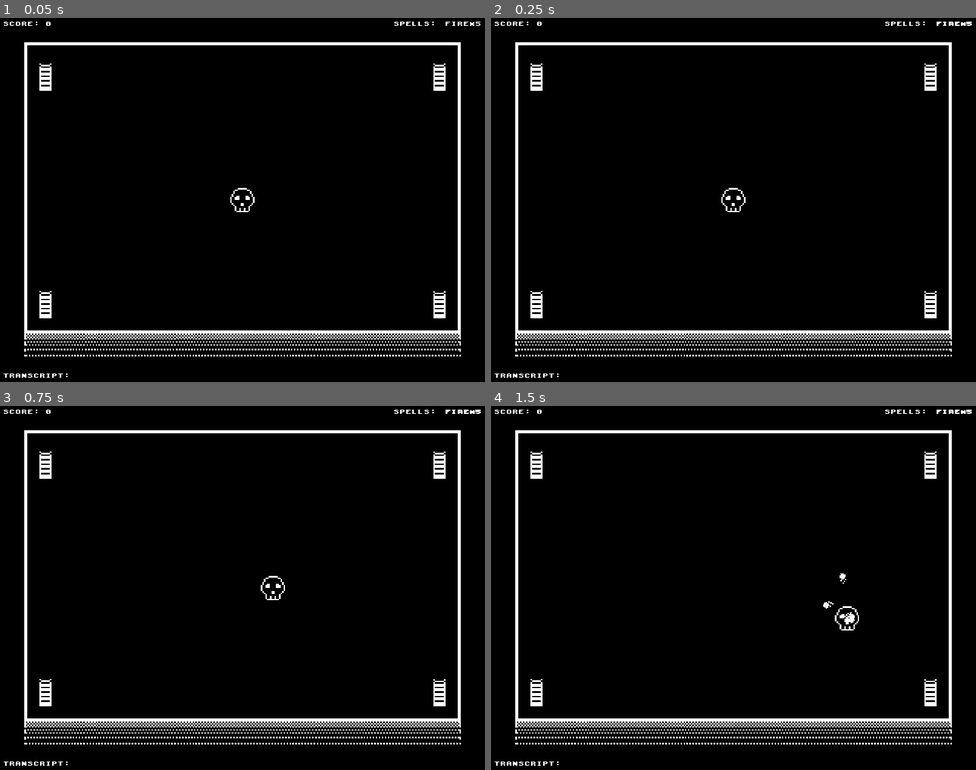
Above: before the commit, frames 1-4 (two rows, left to right).
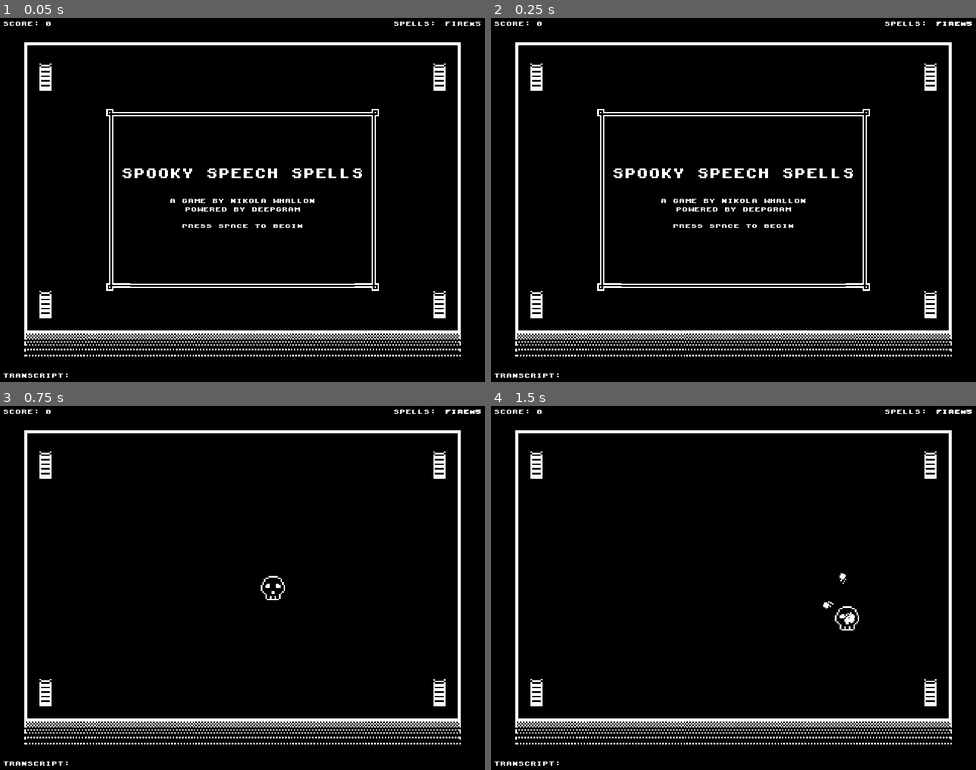
Above: after the commit, the same moments.

Repository: deepgram/SpookySpeechSpells
Game: Godot game, scene res://Scenes/Game.tscn
Same seed, same stepped clock (60 frames per second), same inputs: the game is played once before the commit and once after it.
Inputs:
- Up to frame 1 (0.05 s): no input
- Up to frame 2 (0.25 s): no input
- Up to frame 3 (0.75 s): tap Space at 0.5, 0.6 s; hold D from 0.53 s (still down)
- Up to frame 4 (1.5 s): tap Space at 0.77, 1.07 s; release D at 1.28 s; hold S from 1.28 s (still down); tap F at 1.35 s

The runs differ from the first frame. In frame 1, 2.4% of the frame differs, in the area x 21-79%, y 25-75%; in frame 2, 2.4%; in frame 3, nothing differs; in frame 4, nothing differs.

Commit message:
added a title screen and nine patch rects

Diff:
--- a/Scenes/Game.gd
+++ b/Scenes/Game.gd
@@ -16,6 +16,8 @@
 
 func _ready():
 	rng.randomize()
+	$CanvasLayer/UI/TitleUI.visible = true
+	$Player.visible = false
 	$DeepgramInstance.initialize("6bcd9cacad1f0a0dc84cbda8e7ac0b3501eedf3b")
 
 func _on_DeepgramInstance_message_received(message):
@@ -39,7 +41,7 @@
 		print("Failed to parse Deepgram message!")
 
 func _process(_delta):
-	if !$Player.visible && !$CanvasLayer/UI/CenterUI.visible:
+	if !$Player.visible && !$CanvasLayer/UI/GameOverUI.visible && !$CanvasLayer/UI/TitleUI.visible:
 		$CanvasLayer/UI.showGameOver(score)
 
 	var ghosts = get_tree().get_nodes_in_group("Ghost")
@@ -89,6 +91,8 @@
 				$CanvasLayer/UI.fire_spell_should_blink = false
 
 func soft_reset():
+	$CanvasLayer/UI/TitleUI.visible = false
+
 	var ghosts = get_tree().get_nodes_in_group("Ghost")
 	for ghost in ghosts:
 		ghost.destroy()
--- a/Scenes/UI.gd
+++ b/Scenes/UI.gd
@@ -24,8 +24,8 @@
 		$TopRowUI/HBoxContainer/FireSpell.modulate.a = 255
 
 func showGameOver(final_score):
-	$CenterUI/VBoxContainer/YourScore.text = "YOUR SCORE: " + str(final_score)
-	$CenterUI.visible = true
+	$GameOverUI/MarginContainer/CenterContainer/VBoxContainer/YourScore.text = "YOUR SCORE: " + str(final_score)
+	$GameOverUI.visible = true
 
 func hideGameOver():
-	$CenterUI.visible = false
+	$GameOverUI.visible = false
--- a/Scenes/UI.tscn
+++ b/Scenes/UI.tscn
@@ -1,7 +1,8 @@
-[gd_scene load_steps=10 format=2]
+[gd_scene load_steps=13 format=2]
 
 [ext_resource path="res://Assets/Font/kongtext.ttf" type="DynamicFontData" id=1]
 [ext_resource path="res://Scenes/UI.gd" type="Script" id=2]
+[ext_resource path="res://Assets/nine_patch_2x.png" type="Texture" id=3]
 
 [sub_resource type="DynamicFont" id=1]
 size = 8
@@ -27,6 +28,13 @@
 font_data = ExtResource( 1 )
 
 [sub_resource type="DynamicFont" id=7]
+font_data = ExtResource( 1 )
+
+[sub_resource type="DynamicFont" id=8]
+font_data = ExtResource( 1 )
+
+[sub_resource type="DynamicFont" id=9]
+size = 8
 font_data = ExtResource( 1 )
 
 [node name="UI" type="Control"]
@@ -49,34 +57,31 @@
 
 [node name="HBoxContainer" type="HBoxContainer" parent="TopRowUI"]
 margin_right = 631.0
-margin_bottom = 16.0
+margin_bottom = 8.0
 
 [node name="Score" type="Label" parent="TopRowUI/HBoxContainer"]
-margin_top = 4.0
 margin_right = 64.0
-margin_bottom = 12.0
+margin_bottom = 8.0
 custom_fonts/font = SubResource( 1 )
 text = "SCORE: 0"
 
 [node name="MarginContainer" type="MarginContainer" parent="TopRowUI/HBoxContainer"]
 margin_left = 68.0
 margin_right = 511.0
-margin_bottom = 16.0
+margin_bottom = 8.0
 size_flags_horizontal = 3
 
 [node name="Spells" type="Label" parent="TopRowUI/HBoxContainer"]
 margin_left = 515.0
-margin_top = 4.0
 margin_right = 579.0
-margin_bottom = 12.0
+margin_bottom = 8.0
 custom_fonts/font = SubResource( 2 )
 text = "SPELLS: "
 
 [node name="FireSpell" type="Label" parent="TopRowUI/HBoxContainer"]
 margin_left = 583.0
-margin_top = 4.0
-margin_right = 631.0
-margin_bottom = 12.0
+margin_right = 631.0
+margin_bottom = 8.0
 custom_fonts/font = SubResource( 4 )
 text = "FIREx5"
 
@@ -108,32 +113,55 @@
 wait_time = 0.2
 autostart = true
 
-[node name="CenterUI" type="MarginContainer" parent="."]
+[node name="GameOverUI" type="MarginContainer" parent="."]
 visible = false
 anchor_left = 0.5
 anchor_top = 0.5
 anchor_right = 0.5
 anchor_bottom = 0.5
-margin_left = -160.0
-margin_top = -36.0
-margin_right = 160.0
-margin_bottom = 36.0
-__meta__ = {
-"_edit_use_anchors_": false
-}
-
-[node name="VBoxContainer" type="VBoxContainer" parent="CenterUI"]
-margin_right = 320.0
-margin_bottom = 72.0
-
-[node name="GameOver" type="Label" parent="CenterUI/VBoxContainer"]
+margin_left = -180.0
+margin_top = -60.0
+margin_right = 180.0
+margin_bottom = 60.0
+__meta__ = {
+"_edit_use_anchors_": false
+}
+
+[node name="NinePatchRect" type="NinePatchRect" parent="GameOverUI"]
+margin_right = 360.0
+margin_bottom = 120.0
+texture = ExtResource( 3 )
+region_rect = Rect2( 0, 0, 96, 96 )
+patch_margin_left = 32
+patch_margin_top = 32
+patch_margin_right = 32
+patch_margin_bottom = 32
+
+[node name="MarginContainer" type="MarginContainer" parent="GameOverUI"]
+margin_right = 360.0
+margin_bottom = 120.0
+
+[node name="CenterContainer" type="CenterContainer" parent="GameOverUI/MarginContainer"]
+margin_right = 360.0
+margin_bottom = 120.0
+
+[node name="VBoxContainer" type="VBoxContainer" parent="GameOverUI/MarginContainer/CenterContainer"]
+margin_left = 20.0
+margin_top = 24.0
+margin_right = 340.0
+margin_bottom = 96.0
+__meta__ = {
+"_edit_use_anchors_": false
+}
+
+[node name="GameOver" type="Label" parent="GameOverUI/MarginContainer/CenterContainer/VBoxContainer"]
 margin_right = 320.0
 margin_bottom = 32.0
 custom_fonts/font = SubResource( 5 )
 text = "GAME OVER"
 align = 1
 
-[node name="Label" type="Label" parent="CenterUI/VBoxContainer"]
+[node name="Label" type="Label" parent="GameOverUI/MarginContainer/CenterContainer/VBoxContainer"]
 margin_top = 36.0
 margin_right = 320.0
 margin_bottom = 52.0
@@ -143,7 +171,7 @@
 "_edit_use_anchors_": false
 }
 
-[node name="YourScore" type="Label" parent="CenterUI/VBoxContainer"]
+[node name="YourScore" type="Label" parent="GameOverUI/MarginContainer/CenterContainer/VBoxContainer"]
 margin_top = 56.0
 margin_right = 320.0
 margin_bottom = 72.0
@@ -151,4 +179,59 @@
 text = "YOUR SCORE:"
 align = 1
 
+[node name="TitleUI" type="MarginContainer" parent="."]
+anchor_left = 0.5
+anchor_top = 0.5
+anchor_right = 0.5
+anchor_bottom = 0.5
+margin_left = -180.0
+margin_top = -120.0
+margin_right = 180.0
+margin_bottom = 120.0
+__meta__ = {
+"_edit_use_anchors_": false
+}
+
+[node name="NinePatchRect" type="NinePatchRect" parent="TitleUI"]
+margin_right = 360.0
+margin_bottom = 240.0
+texture = ExtResource( 3 )
+region_rect = Rect2( 0, 0, 96, 96 )
+patch_margin_left = 32
+patch_margin_top = 32
+patch_margin_right = 32
+patch_margin_bottom = 32
+
+[node name="MarginContainer" type="MarginContainer" parent="TitleUI"]
+margin_right = 360.0
+margin_bottom = 240.0
+
+[node name="CenterContainer" type="CenterContainer" parent="TitleUI/MarginContainer"]
+margin_right = 360.0
+margin_bottom = 240.0
+
+[node name="VBoxContainer" type="VBoxContainer" parent="TitleUI/MarginContainer/CenterContainer"]
+margin_left = 20.0
+margin_top = 80.0
+margin_right = 340.0
+margin_bottom = 160.0
+
+[node name="Label" type="Label" parent="TitleUI/MarginContainer/CenterContainer/VBoxContainer"]
+margin_right = 320.0
+margin_bottom = 35.0
+custom_fonts/font = SubResource( 8 )
+text = "SPOOKY SPEECH SPELLS
+"
+
+[node name="Label2" type="Label" parent="TitleUI/MarginContainer/CenterContainer/VBoxContainer"]
+margin_top = 39.0
+margin_right = 320.0
+margin_bottom = 80.0
+custom_fonts/font = SubResource( 9 )
+text = "A GAME BY NIKOLA WHALLON
+POWERED BY DEEPGRAM
+
+PRESS SPACE TO BEGIN"
+align = 1
+
 [connection signal="timeout" from="SpellBlinkTimer" to="." method="_on_SpellBlinkTimer_timeout"]
Binary file added: Assets/nine_patch.png
Not shown, added: Assets/nine_patch.png.import
Binary file added: Assets/nine_patch_2x.png
Not shown, added: Assets/nine_patch_2x.png.import
